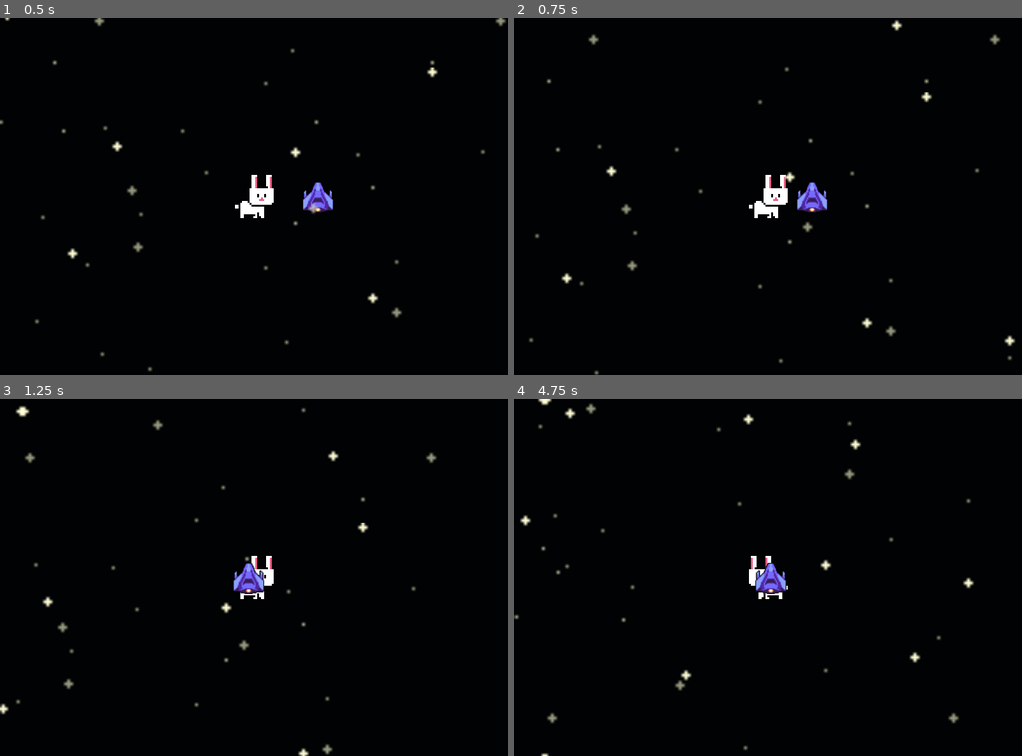
Above: before the commit, frames 1-4 (two rows, left to right).
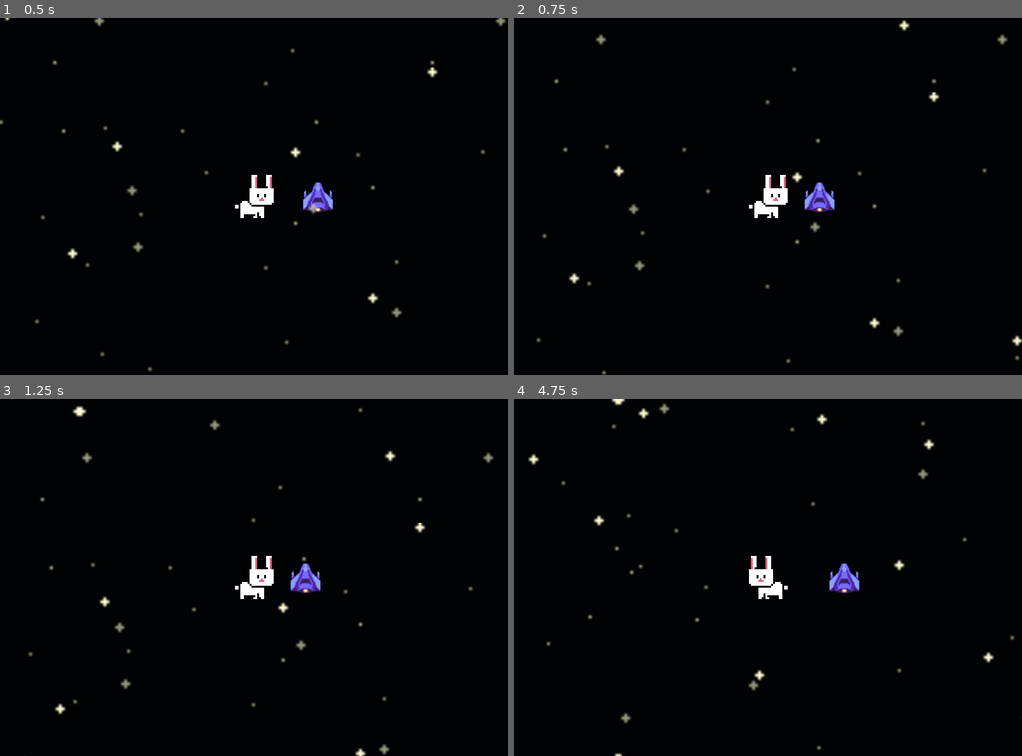
Above: after the commit, the same moments.

Repository: izznfkhrlislm/gamedev-finpro
Game: Godot game, scene res://Scenes/World.tscn
Two runs of this game, one before a commit and one after it. Both use one fixed random seed, a clock stepped at 60 frames per second and the inputs below. This scene is started directly instead of the project's main scene.
Inputs:
- Up to frame 1 (0.5 s): no input
- Up to frame 2 (0.75 s): tap Enter at 0.5 s; hold Right (ui_right) from 0.53 s (still down); hold Space (jump) from 0.53 s (still down)
- Up to frame 3 (1.25 s): keep holding Right (ui_right); keep holding Space (jump)
- Up to frame 4 (4.75 s): release Right (ui_right) at 1.28 s; release Space (jump) at 1.28 s; hold Down (ui_down) 1.28-2.03 s; tap Space (jump) at 1.35, 1.52, 1.82, 2.85, 3.02, 3.32, 4.35, 4.52 s; hold Right (ui_right) 2.03-2.78 s; hold Space (jump) 2.03-2.78 s; hold Up (ui_up) 2.78-3.53 s; hold Space (jump) 3.53-4.28 s; hold Left (ui_left) from 3.53 s (still down)

Frame 1 is identical in both runs. In frame 2, 1.9% of the frame differs, in the area x 2-100%, y 0-100%; in frame 3, 2.4%, in the area x 0-98%, y 1-100%; in frame 4, 2.4%.

Commit message:
rabbit spawn done, still random based on world not the tile position

Diff:
--- /dev/null
+++ b/finpro/Scenes/Rabbit.tscn
@@ -0,0 +1,17 @@
+[gd_scene load_steps=3 format=2]
+
+[ext_resource path="res://Assets/Sprites/Rabbits/rabbit4.png" type="Texture" id=1]
+
+[sub_resource type="RectangleShape2D" id=1]
+extents = Vector2( 16.8025, 14.0792 )
+
+[node name="Rabbit" type="KinematicBody2D"]
+
+[node name="CollisionShape2D" type="CollisionShape2D" parent="."]
+position = Vector2( 3.09514, 6.19026 )
+scale = Vector2( 1, 1 )
+shape = SubResource( 1 )
+
+[node name="Sprite" type="Sprite" parent="."]
+scale = Vector2( 0.1, 0.1 )
+texture = ExtResource( 1 )
--- a/finpro/Scripts/Player.gd
+++ b/finpro/Scripts/Player.gd
@@ -4,44 +4,63 @@
 # var a = 2
 # var b = "text"
 
-export (int) var speed = 200
+export (int) var speed = 1500
 
-onready var direction = 'up'
-onready var axis = 'y'
+onready var world = get_tree().current_scene
+onready var width = get_viewport().size.x
 
+var direction = 'up'
+var axis = 'y'
+var counter = 0
+var rabbit = preload("res://Scenes/Rabbit.tscn")
 var velocity = Vector2()
 
-func get_input():
-	if Input.is_action_pressed('ui_right'):
-		$Sprite.flip_h = false
-		direction = 'right'
-		axis = 'x'
-	if Input.is_action_pressed('ui_left'):
-		$Sprite.flip_h = true
-		direction = 'left'
-		axis = 'x'
-	if Input.is_action_pressed('ui_up'):
-		direction = 'up'
-		axis = 'y'
-	if Input.is_action_pressed('ui_down'):
-		direction = 'down'
-		axis = 'y'
-	if Input.is_action_pressed('jump'):
-		if axis == 'y':
-			if direction == 'up':
-				velocity.y -= speed
+func _input(event):
+	if event is InputEventKey:
+		if event.is_action_pressed('ui_right'):
+			$Sprite.flip_h = false
+			direction = 'right'
+			axis = 'x'
+		if event.is_action_pressed('ui_left'):
+			$Sprite.flip_h = true
+			direction = 'left'
+			axis = 'x'
+		if event.is_action_pressed('ui_up'):
+			direction = 'up'
+			axis = 'y'
+		if event.is_action_pressed('ui_down'):
+			direction = 'down'
+			axis = 'y'
+		if event.is_action_pressed('jump'):
+			if axis == 'y':
+				if direction == 'up':
+					velocity.y -= speed
+					counter += 1
+				else:
+					velocity.y += speed
 			else:
-				velocity.y += speed
-		else:
-			if direction == 'right':
-				velocity.x += speed
-			else:
-				velocity.x -= speed
+				if direction == 'right':
+					velocity.x += speed
+				else:
+					velocity.x -= speed
+			check_jump_count()
+
+func check_jump_count():
+	randomize()
+	print(counter)
+	print($Camera2D.get_camera_position())
+	if counter == 20:
+		var height = $Camera2D.get_camera_position().y
+		var rabbit_instance = rabbit.instance()
+		rabbit_instance.set_position(Vector2(rand_range(0, width), height-300))
+		if world != null:
+			world.add_child(rabbit_instance)
+		counter = 0
 
 func _physics_process(delta):
-	get_input()
 	velocity = move_and_slide(velocity)
 	velocity = Vector2.ZERO
+
 # Called every frame. 'delta' is the elapsed time since the previous frame.
 # func _process(delta):
 # pass
